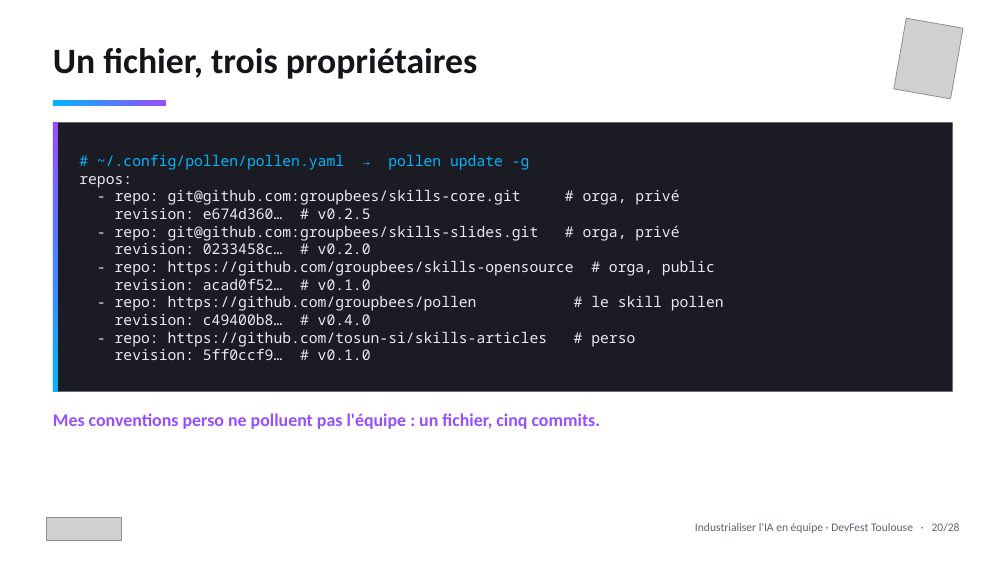
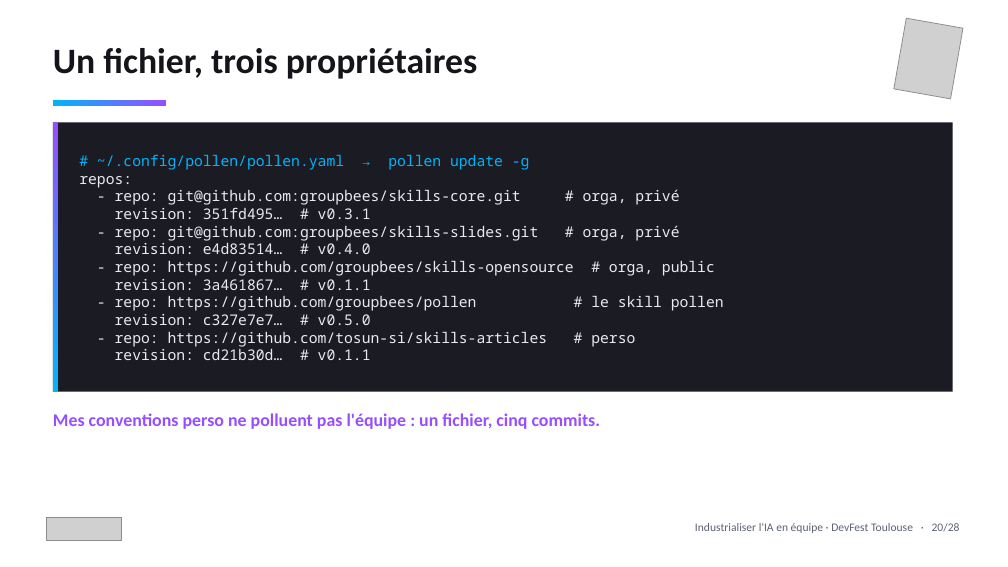
Before and after one commit to tosun-si/claude-skills-team-industrialisation, a slide deck: slide 21 of talks/slides/talk_devfest_skills.pptx. Drawn at 1008x567 pixels with LibreOffice and Linux fonts; fonts in the diff are those of the drawing; grey boxes stand for pictures. Boxes give left, top, right and bottom in pixels: in the first picture for what was removed or moved away, otherwise in the second. Text is boxed around its words. In the diff, an @@ line names an element or a change of style, - is before the commit and + after.

```diff
--- a/talks/slides/talk_devfest_skills.pptx
+++ b/talks/slides/talk_devfest_skills.pptx
@@ text in rectangle at [115,208,371,219]: text changed @@
-revision: e674d360… # v0.2.5
+revision: 351fd495… # v0.3.1
@@ text in rectangle at [115,243,371,254]: text changed @@
-revision: 0233458c… # v0.2.0
+revision: e4d83514… # v0.4.0
@@ text in rectangle at [115,279,371,290]: text changed @@
-revision: acad0f52… # v0.1.0
+revision: 3a461867… # v0.1.1
@@ text in rectangle at [115,314,371,325]: text changed @@
-revision: c49400b8… # v0.4.0
+revision: c327e7e7… # v0.5.0
@@ text in rectangle at [115,349,371,360]: text changed @@
-revision: 5ff0ccf9… # v0.1.0
+revision: cd21b30d… # v0.1.1
```
Also in this commit, not shown: 3 other slides changed, 2 other files.
